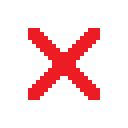
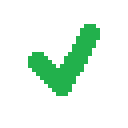
The second 128px x 128px image is a revision of the first. Changes to its layers:
added layer "build" above "del" over [28, 24, 100, 96]
hid "del" over [28, 28, 100, 100]
